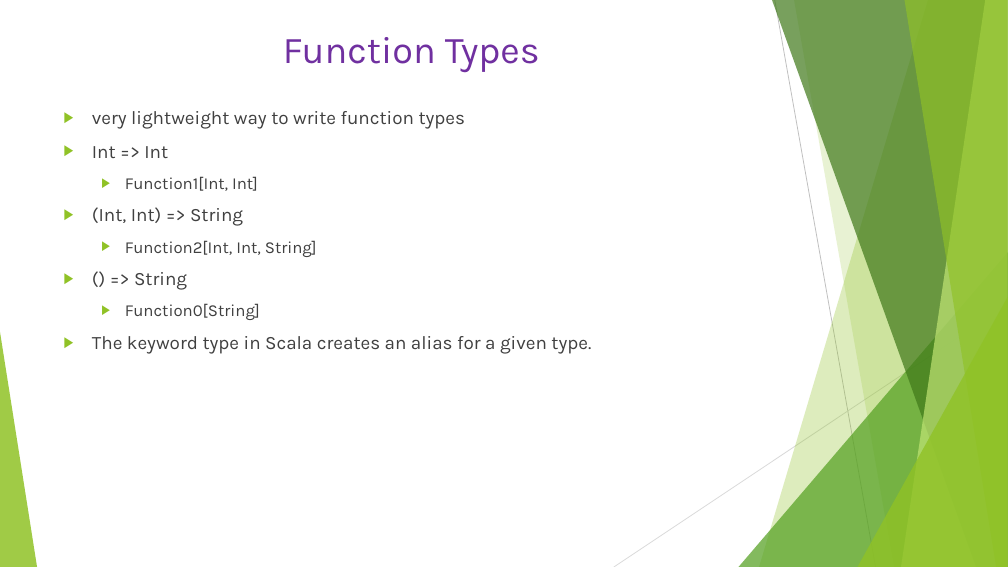
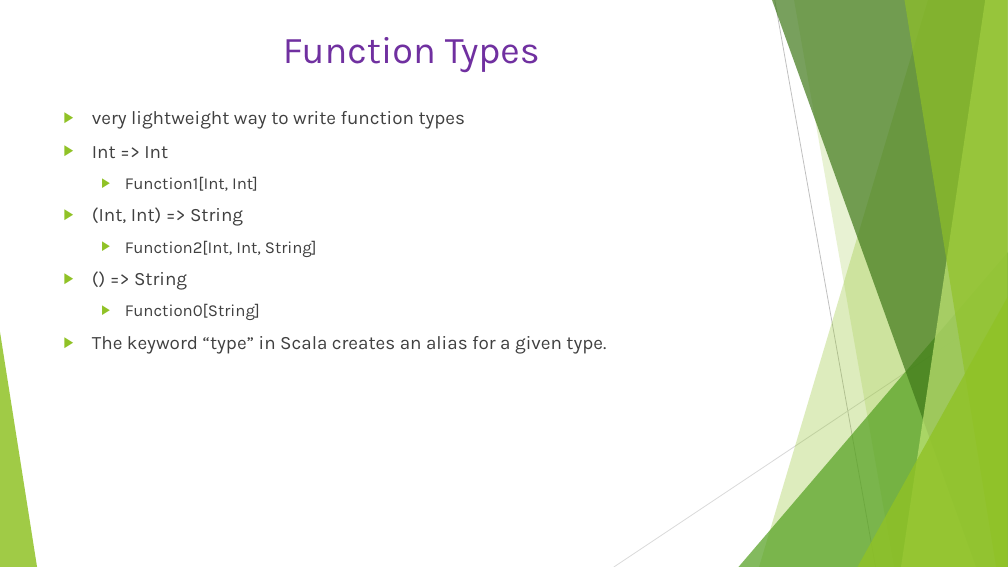
Before and after one commit to Anveshan3175/ScalaTrainingPrep, a slide deck: slide 15 of ScalaRepositary/ScalaTrainingPrep/Scala.pptx. Drawn at 1008x567 pixels with LibreOffice and Linux fonts; fonts in the diff are those of the drawing. Boxes give left, top, right and bottom in pixels: in the first picture for what was removed or moved away, otherwise in the second. Text is boxed around its words. In the diff, an @@ line names an element or a change of style, - is before the commit and + after.

```diff
--- a/ScalaRepositary/ScalaTrainingPrep/Scala.pptx
+++ b/ScalaRepositary/ScalaTrainingPrep/Scala.pptx
@@ text at (x1=92, y1=336, x2=606, y2=354): text changed @@
-▶ The keyword type in Scala creates an alias for a given type.
+▶ The keyword “type” in Scala creates an alias for a given type.
```
Also in this commit, not shown: 3 slides added, 2 other files.
